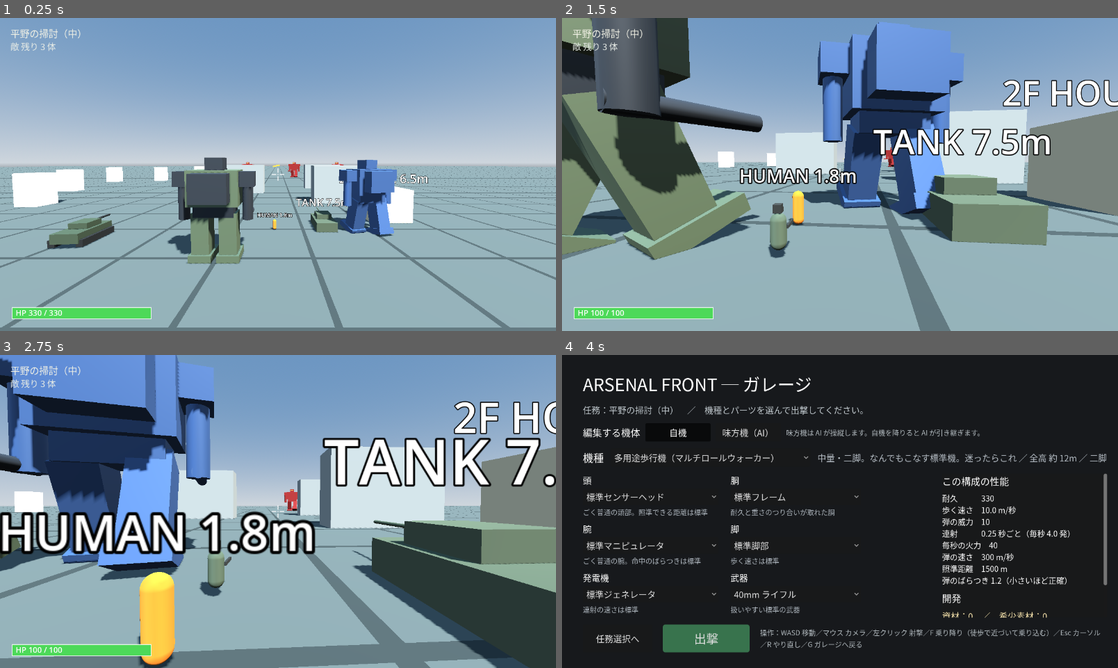
Above: before the commit, frames 1-4 (two rows, left to right).
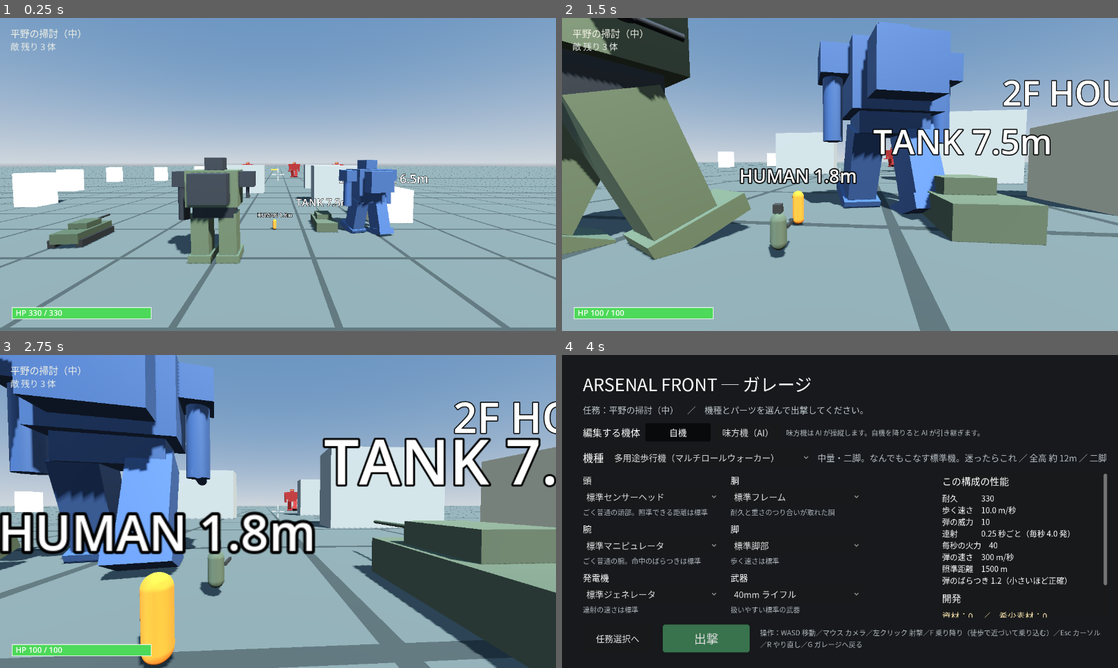
Above: after the commit, the same moments.

Repository: Sierra-117605/ARSENAL-FRONT
Game: Godot game, scene res://scenes/field_3d.tscn
The game is run twice, just before and just after one commit, with the same random seed, the same clock (stepped at 60 frames per second) and the same inputs. This scene is started directly instead of the project's main scene.
Inputs (mouse positions are in pixels of both pictures, inside the frame that each line leads up to):
- Up to frame 1 (0.25 s): no input
- Up to frame 2 (1.5 s): tap Enter at 0.5 s; move the mouse to (867, 174) at 0.52 s; hold W (move_forward) from 0.53 s (still down); click (867, 174) at 0.6 s; move the mouse to (812, 174) at 1.27 s; tap F (board) at 1.35 s
- Up to frame 3 (2.75 s): keep holding W (move_forward); click (250, 511) at 1.55 s; move the mouse to (289, 505) at 2.02 s; click (289, 505) at 2.1 s
- Up to frame 4 (4 s): move the mouse to (834, 517) at 2.77 s; tap G (garage) at 2.85 s; click (834, 517) at 3.05 s; release W (move_forward) at 3.5 s; click "自機" at 3.5 s

The runs differ from the first frame. In frame 1, 0.3% of the frame differs, in the area x 42-51%, y 46-73%; in frame 2, 7.3%, in the area x 5-51%, y 0-66%; in frame 3, 0.3%; in frame 4, nothing differs.

Commit message:
弾の出どころを腕・砲身の先に合わせる／壊れた部位が盾にならないよう修正
- ロボットの右腕（ArmPivotR）と戦車の砲塔が狙う方向を向き、
  発射位置を先端の MuzzlePoint に毎フレーム合わせる
- 壊れた部位は当たり判定を無効にして、奥の部位への射線をふさがない
- tests/test_n7_2_muzzle.gd を追加（4 方向で腕の向きと銃口のずれを確認）
- 自動確認 29 本がすべて通るようテスト側の前提を整理
  （任務の固定と復元／邪魔な味方は遠ざける／命中は撃った本人の分だけ数える）
- SPEC 第 33 版・KNOWLEDGE・TODO を更新

Co-Authored-By: Claude Opus 5 <noreply@anthropic.com>

Diff:
--- a/scenes/robot.tscn
+++ b/scenes/robot.tscn
@@ -194,15 +194,22 @@
 mesh = SubResource("Mesh_arm")
 surface_material_override/0 = SubResource("Mat_frame")
 
-[node name="ArmR" type="MeshInstance3D" parent="Visual"]
-transform = Transform3D(1, 0, 0, 0, 1, 0, 0, 0, 1, 1.3, 2.35, 0)
+[node name="ArmPivotR" type="Node3D" parent="Visual"]
+transform = Transform3D(1, 0, 0, 0, 1, 0, 0, 0, 1, 1.3, 2.95, 0)
+
+[node name="ArmR" type="MeshInstance3D" parent="Visual/ArmPivotR"]
+transform = Transform3D(1, 0, 0, 0, 1, 0, 0, 0, 1, 0, -0.6, 0)
 mesh = SubResource("Mesh_arm")
 surface_material_override/0 = SubResource("Mat_frame")
 
-[node name="Barrel" type="MeshInstance3D" parent="Visual"]
-transform = Transform3D(1, 0, 0, 0, 0, -1, 0, 1, 0, 1.3, 1.75, -0.6)
+[node name="Barrel" type="MeshInstance3D" parent="Visual/ArmPivotR"]
+transform = Transform3D(1, 0, 0, 0, 0, -1, 0, 1, 0, 0, -1.2, -0.6)
 mesh = SubResource("Mesh_barrel")
 surface_material_override/0 = SubResource("Mat_frame")
+
+[node name="MuzzlePoint" type="Marker3D" parent="Visual/ArmPivotR"]
+transform = Transform3D(1, 0, 0, 0, 1, 0, 0, 0, 1, 0, -1.2, -1.45)
+
 
 [node name="Weapon" type="Marker3D" parent="."]
 transform = Transform3D(1, 0, 0, 0, 1, 0, 0, 0, 1, 3.9, 5.25, -4.35)
--- a/scenes/tank.tscn
+++ b/scenes/tank.tscn
@@ -68,6 +68,9 @@
 mesh = SubResource("Mesh_gun")
 surface_material_override/0 = SubResource("Mat_track")
 
+[node name="MuzzlePoint" type="Marker3D" parent="Visual/Turret"]
+transform = Transform3D(1, 0, 0, 0, 1, 0, 0, 0, 1, 0, 0.1, -5.7)
+
 [node name="DriverSeat" type="Marker3D" parent="."]
 transform = Transform3D(1, 0, 0, 0, 1, 0, 0, 0, 1, 0, 2, 1)
 script = ExtResource("2_seat")
--- a/scripts/action/boss_part.gd
+++ b/scripts/action/boss_part.gd
@@ -26,6 +26,8 @@
 
 func _ready() -> void:
 	super._ready()
+	# 壊れたら当たり判定を消す（残骸が盾になって奥の部位を守ってしまわないように）
+	destroyed.connect(_on_destroyed)
 	material = StandardMaterial3D.new()
 	var mesh: MeshInstance3D = get_node_or_null("Mesh")
 	if mesh != null:
@@ -76,6 +78,13 @@
 	super.take_hit_at_shape(damage, shape_index)
 
 
+## 壊れた時：見た目は残すが、弾は通り抜けるようにする
+func _on_destroyed() -> void:
+	for owner_id in get_shape_owners():
+		shape_owner_set_disabled(owner_id, true)
+	_update_color()
+
+
 ## 段階が来たら攻撃を受け付けるようにする
 func activate() -> void:
 	active = true
--- a/scripts/action/robot.gd
+++ b/scripts/action/robot.gd
@@ -38,6 +38,8 @@
 @onready var visual: Node3D = $Visual
 @onready var leg_pivot_l: Node3D = $Visual/LegPivotL
 @onready var leg_pivot_r: Node3D = $Visual/LegPivotR
+@onready var arm_pivot: Node3D = get_node_or_null("Visual/ArmPivotR")
+@onready var muzzle_point: Node3D = get_node_or_null("Visual/ArmPivotR/MuzzlePoint")
 
 ## 部位ごとの耐久の割合（本体の耐久に対して）。壊れると効果が出る
 const PART_HP_RATIO := {
@@ -151,7 +153,7 @@
 const BROKEN_VISUAL := {
 	"head": ["Head"],
 	"arm_left": ["ShoulderL", "ArmL"],
-	"arm_right": ["ShoulderR", "ArmR", "Barrel"],
+	"arm_right": ["ShoulderR", "ArmPivotR"],
 	"legs": ["LegPivotL", "LegPivotR", "RearLegPivotL", "RearLegPivotR"],
 }
 
@@ -207,9 +209,7 @@
 	var seat: Node3D = get_node_or_null("DriverSeat")
 	if seat != null:
 		seat.position = Vector3(0, BASE_SEAT_Y * factor, 0)
-	var w: Node3D = get_node_or_null("Weapon")
-	if w != null:
-		w.position = BASE_WEAPON_POS * factor
+	# 銃口の位置は腕の先端に毎フレーム合わせるので、ここでは何もしない
 	# 四脚なら後脚を出す
 	var quad := str(stats.get("legs", "biped")) == "quad"
 	for node_name in ["RearLegPivotL", "RearLegPivotR"]:
@@ -223,7 +223,7 @@
 const VISUAL_PARTS := {
 	"head": ["Head"],
 	"body": ["Torso"],
-	"arms": ["ShoulderL", "ShoulderR", "ArmL", "ArmR"],
+	"arms": ["ShoulderL", "ShoulderR", "ArmL", "ArmPivotR"],
 	"legs": ["LegPivotL", "LegPivotR"],
 	"generator": ["BackPack"],
 	"weapon": ["Barrel"],
@@ -299,11 +299,29 @@
 		velocity.y -= gravity * delta
 	move_and_slide()
 
+	# 腕を狙う方向へ向け、銃口をその先端に合わせる（弾が腕の先から出るように）
+	_aim_arm()
+
 	# 射撃ボタンが押されていれば、照準の先へ撃つ
 	if control["fire"] and weapon != null:
 		weapon.try_fire(Pilotable.aim_point(control), self)
 
 	_update_step_motion(delta)
+
+
+## 腕（武器を持つ側）を狙っている方向へ向ける。
+## 銃口の位置も腕の先端に合わせるので、弾は必ず腕の先から出る。
+func _aim_arm() -> void:
+	if arm_pivot == null:
+		return
+	var aim := Pilotable.aim_point(control)
+	if aim != Vector3.ZERO:
+		var to_aim: Vector3 = aim - arm_pivot.global_position
+		if to_aim.length() > 0.5:
+			# 腕は -Z 方向を向く形で作ってあるので、その向きに合わせる
+			arm_pivot.global_basis = Basis.looking_at(to_aim.normalized())
+	if weapon != null and muzzle_point != null:
+		weapon.global_transform = muzzle_point.global_transform
 
 
 ## 仮の歩き：脚を前後に振り、歩調に合わせて機体を上下に揺らす
--- a/scripts/action/tank.gd
+++ b/scripts/action/tank.gd
@@ -21,6 +21,7 @@
 
 @onready var weapon: Weapon = get_node_or_null("Weapon")
 @onready var turret: Node3D = get_node_or_null("Visual/Turret")
+@onready var muzzle_point: Node3D = get_node_or_null("Visual/Turret/MuzzlePoint")
 
 
 func _physics_process(delta: float) -> void:
@@ -57,6 +58,10 @@
 			var wanted_yaw := atan2(-to_aim.x, -to_aim.z)
 			turret.global_rotation.y = wanted_yaw
 
+	# 銃口を砲身の先に合わせる（弾が砲口から出るように）
+	if weapon != null and muzzle_point != null:
+		weapon.global_transform = muzzle_point.global_transform
+
 	if control["fire"] and weapon != null:
 		weapon.try_fire(aim, self)
 
--- a/tests/test_n1_4_fire.gd
+++ b/tests/test_n1_4_fire.gd
@@ -25,6 +25,14 @@
 	# テストでは保存した構成を読まない（シーンの標準設定のまま使う）
 	robot.use_saved_loadout = false
 	input = field.get_node("PlayerInput")
+	# 自機の射撃だけを見たいので、味方機・戦車・敵を取り除く
+	for node_name in ["SpareRobot", "Tank"]:
+		var extra := field.get_node_or_null(node_name)
+		if extra != null:
+			extra.queue_free()
+	for enemy in field.get_node("Enemies").get_children():
+		enemy.queue_free()
+	Bullet.hit_counts.clear()
 	_add_test_wall()
 
 
@@ -70,7 +78,7 @@
 		90:
 			Input.action_release("fire")
 		150:
-			var hits: int = wall.get("hits")
+			var hits: int = int(Bullet.hit_counts.get(robot.get_instance_id(), 0))
 			# 1 秒間 (60 フレーム) 押しっぱなし・0.25 秒間隔 → 4〜5 発
 			_report(hits >= 4 and hits <= 5, "押している間、連射して壁に当たる (%d 発命中)" % hits)
 			_report(_bullets().is_empty(), "当たった弾は消える")
@@ -80,7 +88,8 @@
 			Input.action_press("fire")
 		200:
 			Input.action_release("fire")
-			_report(_bullets().is_empty() and int(wall.get("hits")) == hits_at_release, "Esc 中はクリックしても撃たない")
+			_report(_bullets().is_empty() and int(Bullet.hit_counts.get(robot.get_instance_id(), 0)) == hits_at_release,
+				"Esc 中はクリックしても撃たない")
 			print("RESULT: ", "FAIL" if failed else "PASS")
 			return true
 	return false
@@ -90,7 +99,7 @@
 
 
 func _check_no_fire_when_released() -> void:
-	hits_at_release = wall.get("hits")
+	hits_at_release = int(Bullet.hit_counts.get(robot.get_instance_id(), 0))
 
 
 ## 自機が撃った弾だけを数える（味方 AI の弾は数えない）
--- a/tests/test_n1_5_targets.gd
+++ b/tests/test_n1_5_targets.gd
@@ -19,12 +19,17 @@
 var shot_taken := false
 var colors_seen: Array = []
 var hp_seen: Array = []
+var mission_before := ""
 
 
 func _initialize() -> void:
 	for arg in OS.get_cmdline_user_args():
 		if arg.begins_with("--shot="):
 			shot_path = arg.substr(7)
+	# 任務の設定（ボス任務など）に左右されないよう、基本の任務に固定する
+	if FileAccess.file_exists(MissionData.CHOICE_PATH):
+		mission_before = FileAccess.get_file_as_string(MissionData.CHOICE_PATH)
+	MissionData.save_choice("sweep_plain", "normal")
 	field = load("res://scenes/field_3d.tscn").instantiate()
 	root.add_child(field)
 	rig = field.get_node("CameraRig")
@@ -33,9 +38,10 @@
 	# 流れ弾が標的に当たらないよう、戦闘中の機体を取り除く（標的の確認に集中する）
 	for enemy in field.get_node("Enemies").get_children():
 		enemy.queue_free()
-	var ally := field.get_node_or_null("SpareRobot")
-	if ally != null:
-		ally.queue_free()
+	for node_name in ["SpareRobot", "Tank"]:
+		var extra := field.get_node_or_null(node_name)
+		if extra != null:
+			extra.queue_free()
 	# テストでは保存した構成を読まない（シーンの標準設定のまま使う）
 	field.get_node("Robot").use_saved_loadout = false
 
@@ -98,8 +104,19 @@
 		if is_instance_valid(t):
 			left += 1
 	_report(left == 0, "5 個すべて壊せた (残り %d 個)" % left)
+	_restore()
 	print("RESULT: ", "FAIL" if failed else "PASS")
 	return true
+
+
+## 任務の設定を元に戻す
+func _restore() -> void:
+	if mission_before != "":
+		var f := FileAccess.open(MissionData.CHOICE_PATH, FileAccess.WRITE)
+		if f != null:
+			f.store_string(mission_before)
+	elif FileAccess.file_exists(MissionData.CHOICE_PATH):
+		DirAccess.remove_absolute(ProjectSettings.globalize_path(MissionData.CHOICE_PATH))
 
 
 ## 照準（画面中央）が標的の中心に重なるようにカメラの向きを合わせる
--- a/tests/test_n2_2_enemy.gd
+++ b/tests/test_n2_2_enemy.gd
@@ -36,6 +36,10 @@
 	enemy = field.get_node("Enemies/Enemy1")
 	# このテストは「敵 1 体がプレイヤーを追う」ことだけを見るので、味方機は遠ざける
 	field.get_node("SpareRobot").position = Vector3(800, 0, 800)
+	# 味方の戦車が敵を倒してしまうと確認にならないので遠ざける
+	var tank := field.get_node_or_null("Tank")
+	if tank != null:
+		tank.position = Vector3(900, 0, 900)
 	for other in ["Enemy2", "Enemy3"]:
 		field.get_node("Enemies/" + other).queue_free()
 	robot.damaged.connect(_on_player_damaged)
--- a/tests/test_n4_4_ai_smart.gd
+++ b/tests/test_n4_4_ai_smart.gd
@@ -19,9 +19,14 @@
 var frame := 0
 var failed := false
 var strafe_values: Array[float] = []
+var mission_before := ""
 
 
 func _initialize() -> void:
+	# 任務の設定に左右されないよう、基本の任務（殲滅・中）に固定する
+	if FileAccess.file_exists(MissionData.CHOICE_PATH):
+		mission_before = FileAccess.get_file_as_string(MissionData.CHOICE_PATH)
+	MissionData.save_choice("sweep_plain", "normal")
 	field = load("res://scenes/field_3d.tscn").instantiate()
 	root.add_child(field)
 	robot = field.get_node("Robot")
@@ -30,6 +35,10 @@
 	enemy_ai = field.get_node("Enemies/Enemy1/AIPilot")
 	# 味方 AI 機は今回の確認に関係ないので遠ざける
 	field.get_node("SpareRobot").position = Vector3(600, 0, 600)
+	# 味方の戦車も確認に関係ないので遠ざける
+	var tank := field.get_node_or_null("Tank")
+	if tank != null:
+		tank.position = Vector3(900, 0, 900)
 
 
 ## 敵とプレイヤーの間に厚い壁を置く
@@ -74,13 +83,26 @@
 			var has_minus := strafe_values.any(func(v): return v < -0.3)
 			_report(has_plus and has_minus, "左右どちらにも横移動する（棒立ちで近づかない）")
 			# 6：耐久を減らして、離れて戦うか見る
+			# 戦闘中に受けた傷の影響を除くため、いったん耐久を満タンに戻して比べる
+			enemy.hp = enemy.max_hp
 			var before_keep := _current_keep()
 			enemy.hp = int(enemy.max_hp * 0.2)
 			_report(_current_keep() > before_keep,
 				"耐久が減ると距離を取る (%.0fm → %.0fm)" % [before_keep, _current_keep()])
+			_restore_mission()
 			print("RESULT: ", "FAIL" if failed else "PASS")
 			return true
 	return false
+
+
+## 任務の設定を元に戻す
+func _restore_mission() -> void:
+	if mission_before != "":
+		var f := FileAccess.open(MissionData.CHOICE_PATH, FileAccess.WRITE)
+		if f != null:
+			f.store_string(mission_before)
+	elif FileAccess.file_exists(MissionData.CHOICE_PATH):
+		DirAccess.remove_absolute(ProjectSettings.globalize_path(MissionData.CHOICE_PATH))
 
 
 ## 今その AI が保とうとしている距離
--- a/tests/test_n4_5_squad.gd
+++ b/tests/test_n4_5_squad.gd
@@ -21,9 +21,14 @@
 var frame := 0
 var failed := false
 var robot_pos_at_switch := Vector3.ZERO
+var mission_before := ""
 
 
 func _initialize() -> void:
+	# 任務の設定に左右されないよう、基本の任務（殲滅・中）に固定する
+	if FileAccess.file_exists(MissionData.CHOICE_PATH):
+		mission_before = FileAccess.get_file_as_string(MissionData.CHOICE_PATH)
+	MissionData.save_choice("sweep_plain", "normal")
 	field = load("res://scenes/field_3d.tscn").instantiate()
 	root.add_child(field)
 	battle = field
@@ -73,9 +78,20 @@
 			spare.take_hit(100000)
 		95:
 			_report(battle.outcome == "lose", "今乗っている機体が壊れたら撃破 (%s)" % battle.outcome)
+			_restore_mission()
 			print("RESULT: ", "FAIL" if failed else "PASS")
 			return true
 	return false
+
+
+## 任務の設定を元に戻す
+func _restore_mission() -> void:
+	if mission_before != "":
+		var f := FileAccess.open(MissionData.CHOICE_PATH, FileAccess.WRITE)
+		if f != null:
+			f.store_string(mission_before)
+	elif FileAccess.file_exists(MissionData.CHOICE_PATH):
+		DirAccess.remove_absolute(ProjectSettings.globalize_path(MissionData.CHOICE_PATH))
 
 
 func _report(ok: bool, msg: String) -> void:
--- a/tests/test_n4_7_development.gd
+++ b/tests/test_n4_7_development.gd
@@ -19,6 +19,7 @@
 var failed := false
 var progress_before := ""
 var loadout_before := ""
+var mission_before := ""
 
 
 func _initialize() -> void:
@@ -28,6 +29,10 @@
 	if FileAccess.file_exists(LoadoutStore.PATH):
 		loadout_before = FileAccess.get_file_as_string(LoadoutStore.PATH)
 	ProgressStore.save_progress(ProgressStore.fresh())
+	# 任務の設定に左右されないよう、基本の任務（殲滅・中）に固定する
+	if FileAccess.file_exists(MissionData.CHOICE_PATH):
+		mission_before = FileAccess.get_file_as_string(MissionData.CHOICE_PATH)
+	MissionData.save_choice("sweep_plain", "normal")
 
 	_check_initial_state()
 	field = load("res://scenes/field_3d.tscn").instantiate()
@@ -129,6 +134,7 @@
 func _restore() -> void:
 	_write_or_delete(ProgressStore.PATH, progress_before)
 	_write_or_delete(LoadoutStore.PATH, loadout_before)
+	_write_or_delete(MissionData.CHOICE_PATH, mission_before)
 
 
 func _write_or_delete(path: String, content: String) -> void:
--- a/tests/test_n6_2_boss_fixes.gd
+++ b/tests/test_n6_2_boss_fixes.gd
@@ -77,7 +77,7 @@
 				ally.global_position = boss.global_position + Vector3(0, 0, 150)
 				ally_start = ally.global_position
 				boss.railgun_timer = boss.warning_time - 0.05
-			elif frame == 30:
+			elif frame == 75:
 				var ally: Robot = field.get_node("SpareRobot")
 				var ai: AIPilot = field.get_node("SpareRobot/AIPilot")
 				_report(boss.warning, "レールガンの予兆が出ている")
--- a/tests/test_n6_3_boss_reachable.gd
+++ b/tests/test_n6_3_boss_reachable.gd
@@ -21,6 +21,7 @@
 var mission_before := ""
 var progress_before := ""
 var target_part: BossPart = null
+var shots := 0
 var alarm_heard := false
 var railgun_heard := false
 
@@ -39,7 +40,8 @@
 func _physics_process(_delta: float) -> bool:
 	frame += 1
 	if frame > 3600:
-		_report(false, "60 秒以内に要塞を壊し切れなかった（段階 %d）" % (boss.stage if boss != null else 0))
+		_report(false, "60 秒以内に要塞を壊し切れなかった（段階 %d／撃った弾 %d 発）" % [
+			boss.stage if boss != null else 0, shots])
 		_finish_test()
 		return true
 	if frame == 10:
@@ -73,7 +75,9 @@
 		var found := _move_to_firing_spot(target_part)
 		_report(found, "%s を撃てる位置がある（正面側から）" % target_part.part_label)
 	weapon.cooldown = 0.0
-	weapon.try_fire(target_part.global_position, robot)
+	robot._aim_arm()
+	if weapon.try_fire(target_part.global_position, robot):
+		shots += 1
 	return false
 
 
@@ -92,9 +96,15 @@
 			# 正面（戦場側）を中心に左右へ振る
 			var angle := deg_to_rad(-60.0 + 10.0 * float(step))
 			var offset: Vector3 = Vector3(sin(angle), 0.0, cos(angle)) * float(distance)
-			robot.global_position = part.global_position + offset
-			robot.global_position.y = 0.0
+			var spot: Vector3 = part.global_position + offset
+			spot.y = 0.0
+			# 要塞の土台の上や中には立てない（プレイヤーも入れない場所なので試さない）
+			if spot.z < boss.global_position.z + 70.0:
+				continue
+			robot.global_position = spot
 			robot.force_update_transform()
+			# 銃口の位置を今の姿勢に合わせてから射線を調べる（1 フレーム前の位置で判定しない）
+			robot._aim_arm()
 			if _has_line_of_fire(part):
 				return true
 	return false
--- /dev/null
+++ b/tests/test_n7_2_muzzle.gd
@@ -0,0 +1,118 @@
+extends SceneTree
+## 弾の出どころの確認（開発者の「正面以外に撃つと違う所から出る」指摘を受けて）。
+##
+## 確かめること：
+##  1. ロボットの腕が、狙っている方向へ向く
+##  2. 弾はその腕の先（銃口）から出る
+##  3. 横や上を狙っても、弾の出どころが腕の先のままずれない
+##  4. 戦車の砲身の先から弾が出る（砲塔を回しても追従する）
+##
+## 実行：Godot_console.exe --headless --path . --script res://tests/test_n7_2_muzzle.gd
+
+var field: Node
+var robot: Robot
+var tank: Tank
+var rig: CameraRig
+var frame := 0
+var failed := false
+var mission_before := ""
+
+
+func _initialize() -> void:
+	if FileAccess.file_exists(MissionData.CHOICE_PATH):
+		mission_before = FileAccess.get_file_as_string(MissionData.CHOICE_PATH)
+	MissionData.save_choice("sweep_plain", "normal")
+	field = load("res://scenes/field_3d.tscn").instantiate()
+	root.add_child(field)
+	robot = field.get_node("Robot")
+	robot.use_saved_loadout = false
+	tank = field.get_node("Tank")
+	rig = field.get_node("CameraRig")
+	# 他の機体の弾が混ざらないように取り除く
+	field.get_node("SpareRobot").queue_free()
+	for enemy in field.get_node("Enemies").get_children():
+		enemy.queue_free()
+
+
+func _physics_process(_delta: float) -> bool:
+	frame += 1
+	match frame:
+		10:
+			_check_direction(Vector3(0, 6, -120), "正面")
+		20:
+			_check_direction(Vector3(120, 6, 0), "右")
+		30:
+			_check_direction(Vector3(-100, 6, 60), "左後ろ")
+		40:
+			_check_direction(Vector3(0, 90, -60), "上")
+		50:
+			# 4：戦車の砲身
+			var turret: Node3D = tank.get_node("Visual/Turret")
+			var muzzle: Node3D = tank.get_node("Visual/Turret/MuzzlePoint")
+			tank.control["aim"] = {"x": 100.0, "y": 4.0, "z": tank.global_position.z}
+		52:
+			var muzzle: Node3D = tank.get_node("Visual/Turret/MuzzlePoint")
+			var weapon: Weapon = tank.get_node("Weapon")
+			var gap := weapon.global_position.distance_to(muzzle.global_position)
+			_report(gap < 0.5, "戦車：銃口が砲身の先にある（ずれ %.2fm）" % gap)
+			var bullet := _fire_and_find(tank, weapon)
+			if bullet != null:
+				var from_muzzle := bullet.global_position.distance_to(muzzle.global_position)
+				_report(from_muzzle < 12.0, "戦車：弾が砲身の先から出る（%.1fm）" % from_muzzle)
+			else:
+				_report(false, "戦車：弾が出なかった")
+			_restore()
+			print("RESULT: ", "FAIL" if failed else "PASS")
+			return true
+	return false
+
+
+## 指定の方向を狙って、腕の向きと弾の出どころを確かめる
+func _check_direction(aim: Vector3, label: String) -> void:
+	robot.control["aim"] = {"x": aim.x, "y": aim.y, "z": aim.z}
+	robot._aim_arm()
+	var pivot: Node3D = robot.get_node("Visual/ArmPivotR")
+	var muzzle: Node3D = robot.get_node("Visual/ArmPivotR/MuzzlePoint")
+	# 腕が狙う方向を向いているか（腕は -Z 方向を向く作り）
+	var arm_dir: Vector3 = -pivot.global_basis.z
+	var want_dir: Vector3 = (aim - pivot.global_position).normalized()
+	_report(arm_dir.dot(want_dir) > 0.97, "%s を狙うと腕がその方向を向く" % label)
+	# 銃口が腕の先に付いているか
+	var weapon: Weapon = robot.get_node("Weapon")
+	var gap := weapon.global_position.distance_to(muzzle.global_position)
+	_report(gap < 0.5, "%s：銃口が腕の先にある（ずれ %.2fm）" % [label, gap])
+	# 実際に撃って、弾が銃口の近くから出ているか
+	var bullet := _fire_and_find(robot, weapon)
+	if bullet == null:
+		_report(false, "%s：弾が出なかった" % label)
+		return
+	var distance := bullet.global_position.distance_to(muzzle.global_position)
+	_report(distance < 12.0, "%s：弾が銃口の位置から出る（%.1fm）" % [label, distance])
+
+
+## 1 発撃って、その弾を返す
+func _fire_and_find(shooter: Pilotable, weapon: Weapon) -> Bullet:
+	weapon.cooldown = 0.0
+	var aim := Pilotable.aim_point(shooter.control)
+	if not weapon.try_fire(aim, shooter):
+		return null
+	var newest: Bullet = null
+	for child in field.get_children():
+		if child is Bullet and (child as Bullet).shooter_rid == shooter.get_rid():
+			newest = child
+	return newest
+
+
+func _restore() -> void:
+	if mission_before != "":
+		var f := FileAccess.open(MissionData.CHOICE_PATH, FileAccess.WRITE)
+		if f != null:
+			f.store_string(mission_before)
+	elif FileAccess.file_exists(MissionData.CHOICE_PATH):
+		DirAccess.remove_absolute(ProjectSettings.globalize_path(MissionData.CHOICE_PATH))
+
+
+func _report(ok: bool, msg: String) -> void:
+	print("[", "OK" if ok else "NG", "] ", msg)
+	if not ok:
+		failed = true
Not shown, added: tests/test_n7_2_muzzle.gd.uid
Not shown, changed: KNOWLEDGE.md
Not shown, changed: SPEC.md
Not shown, changed: TODO.md
